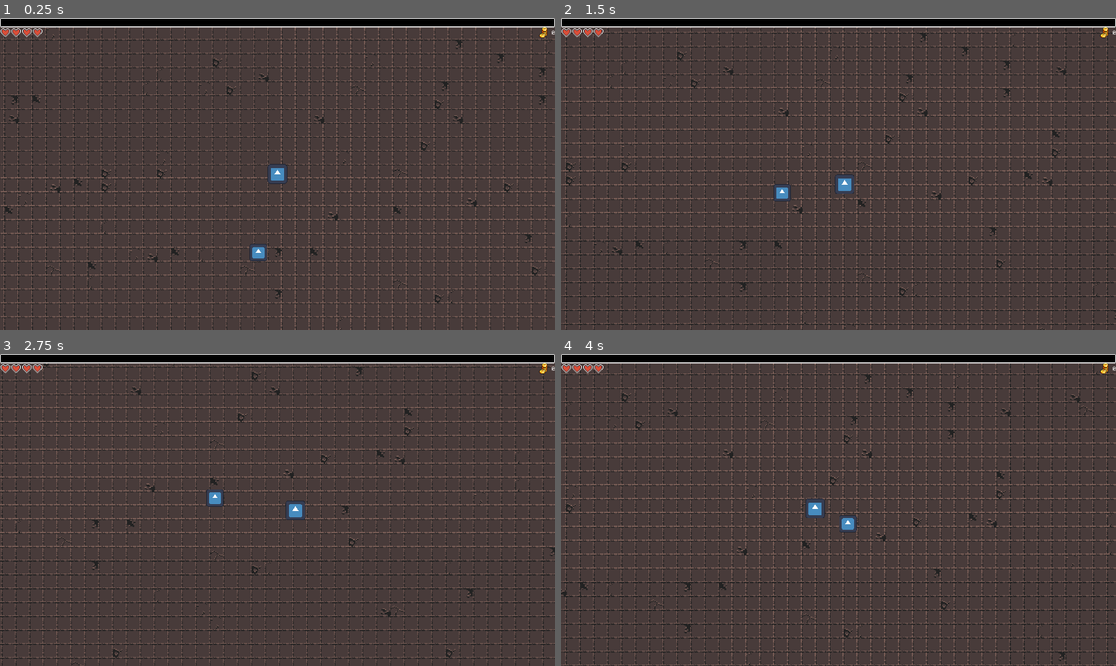
Above: before the commit, frames 1-4 (two rows, left to right).
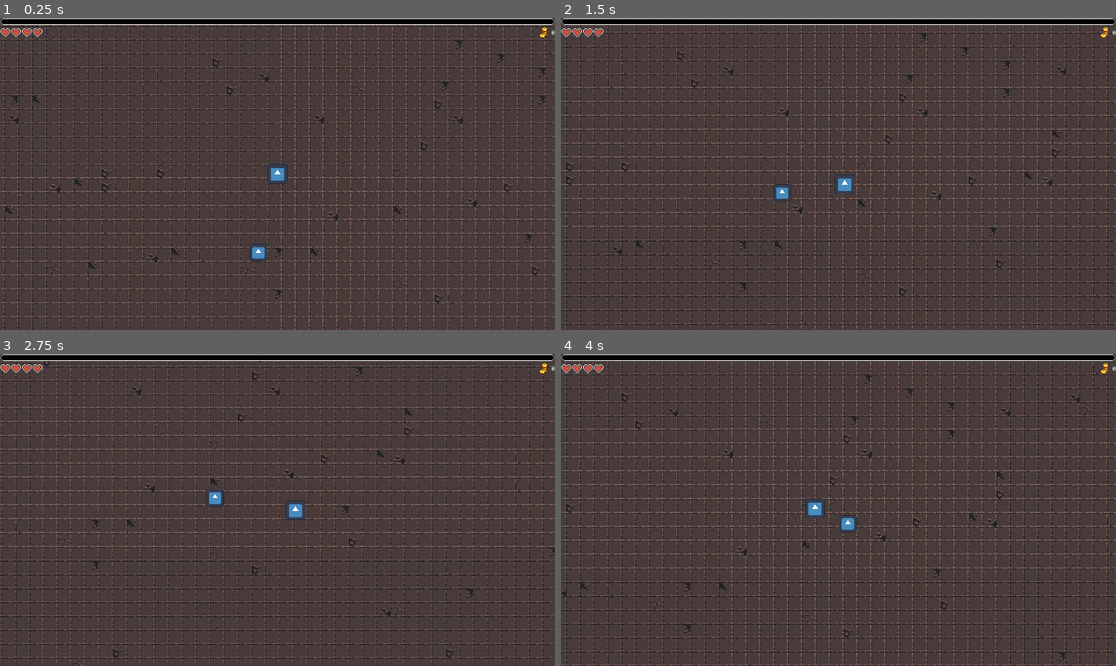
Above: after the commit, the same moments.

Repository: ErikpvDev/Proyecto-intermodular
Game: Godot game, scene res://Scenes/Levels/Level01/level_01.tscn
Same seed, same stepped clock (60 frames per second), same inputs: the game is played once before the commit and once after it. Before the commit the project starts from res://assets/Scenes/Levels/Level01/level_01.tscn. The engine's default icon, where the game draws it, is replaced by a stand-in: a white triangle on a blue panel in a dark square.
Inputs:
- Up to frame 1 (0.25 s): no input
- Up to frame 2 (1.5 s): hold D (right) 0.53-1.28 s; tap Shift (dash) at 0.6, 1.35 s; hold S (down) from 1.28 s (still down)
- Up to frame 3 (2.75 s): release S (down) at 2.03 s; hold D (right) from 2.03 s (still down); tap Shift (dash) at 2.1 s
- Up to frame 4 (4 s): release D (right) at 2.78 s; hold W (up) 2.78-3.53 s; tap Shift (dash) at 2.85, 3.6 s; hold A (left) from 3.53 s (still down)

The runs differ from the first frame. In frame 1, 1.6% of the frame differs, in the area x 0-100%, y 0-4%; in frame 2, 1.6%; in frame 3, 1.6%; in frame 4, 1.6%.
Error before the commit: Trying to assign value of type 'CanvasGroup' to a variable of type 'CanvasLayer'. (res://assets/Scenes/Character/personaje.gd:16)

Commit message:
Barra Exp Funcional,

Diff:
--- a/assets/Scenes/Character/personaje.gd
+++ b/Scenes/Character/personaje.gd
@@ -3,21 +3,30 @@
 @export var move_speed : float = 100
 
 @export var dash_speed : float = 300
+
+@export var exp_needed_lvl : int = 200
+
 @onready var dashing = false
 var dash_available = true
 
 @export var gold_coins : int = 0
 
+@onready var exp_bar: TextureProgressBar = $"../UI/Exp/TextureProgressBar"
+
+@onready var gold_coins_number=$"../UI/Gold/HBoxContainer/Label"
+
 @onready var health_bar: CanvasLayer = $"../UI/health_bar"
-@onready var heart_object : PackedScene = preload("res://assets/Scenes/Hearts/heart.tscn")
+@onready var heart_object : PackedScene = preload("res://Scenes/Hearts/heart.tscn")
+
 var hearts_list : Array[TextureRect]
 var health = 4
 
-@onready var exp_bar: CanvasLayer = $"../UI"
+
 @export var experience: float = 0
 @export var lvl: int = 0
 
 func _ready() -> void:
+	exp_bar.max_value=exp_needed_lvl
 	# Gets the health bar initial hearts,appends them to the array and shows them on screen ss
 	var hearts_parent = health_bar.get_child(0)
 	for child in hearts_parent.get_children():
@@ -25,8 +34,8 @@
 	print(hearts_list)
 
 	# Sets Gold to it's initial value
-	var gold_coins_number=$"../UI/Gold/HBoxContainer/Label"
 	gold_coins_number.text=str(gold_coins)
+
 
 func take_damage(damage: int) -> void:
 	# if health is over 0, subtract the damage value
@@ -57,6 +66,13 @@
 		var heart_temp = heart_object.instantiate()
 		health_bar.get_child(0).add_child(heart_temp)
 
+func add_exp(cant: int ) -> void:
+	exp_bar.value += cant
+	if exp_bar.value >=exp_bar.max_value:
+		exp_bar.value=0
+		exp_bar.max_value*=2
+
+
 func _physics_process(_delta):
 	# Get the direction intented by the input of the player
 	var input_direction = Vector2(
@@ -85,7 +101,7 @@
 	move_and_slide()
 
 func _on_area_2d_body_entered(_body: Node2D) -> void:
-	take_damage(1)# Replace with function body.
+	add_exp(50) # Replace with function body.
 
 # Dashing status turning false after timer runs out
 func _on_dash_timer_timeout() -> void:
--- a/assets/Scenes/Character/personaje.tscn
+++ b/Scenes/Character/personaje.tscn
@@ -1,7 +1,7 @@
 [gd_scene load_steps=4 format=3 uid="uid://p0hbqo51nej1"]
 
 [ext_resource type="Texture2D" uid="uid://c1tp7pqe622b5" path="res://icon.svg" id="1_cs5dr"]
-[ext_resource type="Script" uid="uid://dlb0vba8x21kc" path="res://assets/Scenes/Character/personaje.gd" id="1_hlutc"]
+[ext_resource type="Script" uid="uid://dlb0vba8x21kc" path="res://Scenes/Character/personaje.gd" id="1_hlutc"]
 
 [sub_resource type="RectangleShape2D" id="RectangleShape2D_cs5dr"]
 size = Vector2(23, 22.5)
--- a/assets/Scenes/Enemies/enemigo.tscn
+++ b/Scenes/Enemies/enemigo.tscn
@@ -1,6 +1,6 @@
 [gd_scene load_steps=5 format=3 uid="uid://qffsk1wiwj24"]
 
-[ext_resource type="Script" uid="uid://bfxa6lm2jll3u" path="res://assets/Scenes/Enemies/enemigo.gd" id="1_bscoh"]
+[ext_resource type="Script" uid="uid://bfxa6lm2jll3u" path="res://Scenes/Enemies/enemigo.gd" id="1_bscoh"]
 [ext_resource type="Texture2D" uid="uid://c1tp7pqe622b5" path="res://icon.svg" id="1_ovplc"]
 
 [sub_resource type="RectangleShape2D" id="RectangleShape2D_ovplc"]
--- a/assets/Scenes/Hearts/health_bar.tscn
+++ b/Scenes/Hearts/health_bar.tscn
@@ -1,6 +1,6 @@
 [gd_scene load_steps=2 format=3 uid="uid://bqy0xbspvp3gc"]
 
-[ext_resource type="PackedScene" uid="uid://dmnp5kr6fmqqp" path="res://assets/Scenes/Hearts/heart.tscn" id="1_h1352"]
+[ext_resource type="PackedScene" uid="uid://dmnp5kr6fmqqp" path="res://Scenes/Hearts/heart.tscn" id="1_h1352"]
 
 [node name="health_bar" type="CanvasLayer"]
 
--- a/assets/Scenes/Levels/Level01/level_01.tscn
+++ b/Scenes/Levels/Level01/level_01.tscn
@@ -1,9 +1,9 @@
 [gd_scene load_steps=6 format=4 uid="uid://dafx2m02alpy5"]
 
-[ext_resource type="PackedScene" uid="uid://0gr62tvei2rq" path="res://assets/Scenes/Levels/Level01/Level01.tscn" id="1_ixfmw"]
-[ext_resource type="PackedScene" uid="uid://bam0ik66tfskr" path="res://assets/Scenes/UI/ui.tscn" id="2_0vwiw"]
-[ext_resource type="PackedScene" uid="uid://p0hbqo51nej1" path="res://assets/Scenes/Character/personaje.tscn" id="2_uhf17"]
-[ext_resource type="PackedScene" uid="uid://qffsk1wiwj24" path="res://assets/Scenes/Enemies/enemigo.tscn" id="3_fg2k8"]
+[ext_resource type="PackedScene" uid="uid://0gr62tvei2rq" path="res://Scenes/Levels/Level01/Level01.tscn" id="1_ixfmw"]
+[ext_resource type="PackedScene" uid="uid://bam0ik66tfskr" path="res://Scenes/UI/ui.tscn" id="2_0vwiw"]
+[ext_resource type="PackedScene" uid="uid://p0hbqo51nej1" path="res://Scenes/Character/personaje.tscn" id="2_uhf17"]
+[ext_resource type="PackedScene" uid="uid://qffsk1wiwj24" path="res://Scenes/Enemies/enemigo.tscn" id="3_fg2k8"]
 
 [sub_resource type="WorldBoundaryShape2D" id="WorldBoundaryShape2D_ixfmw"]
 
--- /dev/null
+++ b/Scenes/UI/Exp/exp.tscn
@@ -0,0 +1,20 @@
+[gd_scene load_steps=4 format=3 uid="uid://dv7lc10i5l7rj"]
+
+[ext_resource type="Texture2D" uid="uid://bjc4fejijgsl2" path="res://assets/sprites/Objetcs/Exp/Under.png" id="1_dukbj"]
+[ext_resource type="Texture2D" uid="uid://xwm27srbs3p6" path="res://assets/sprites/Objetcs/Exp/Over.png" id="2_o6r2d"]
+[ext_resource type="Texture2D" uid="uid://baaqhre1lhrcl" path="res://assets/sprites/Objetcs/Exp/Progress.png" id="3_tbmtc"]
+
+[node name="Exp" type="CanvasLayer"]
+
+[node name="TextureProgressBar" type="TextureProgressBar" parent="."]
+anchors_preset = 10
+anchor_right = 1.0
+offset_bottom = 25.0
+grow_horizontal = 2
+size_flags_horizontal = 3
+nine_patch_stretch = true
+stretch_margin_left = 15
+stretch_margin_right = 15
+texture_under = ExtResource("1_dukbj")
+texture_over = ExtResource("2_o6r2d")
+texture_progress = ExtResource("3_tbmtc")
--- /dev/null
+++ b/Scenes/UI/ui.tscn
@@ -0,0 +1,13 @@
+[gd_scene load_steps=4 format=3 uid="uid://bam0ik66tfskr"]
+
+[ext_resource type="PackedScene" uid="uid://bk01ah10djpvn" path="res://Scenes/Gold/Gold.tscn" id="1_i5q6i"]
+[ext_resource type="PackedScene" uid="uid://bqy0xbspvp3gc" path="res://Scenes/Hearts/health_bar.tscn" id="2_hwbc8"]
+[ext_resource type="PackedScene" uid="uid://dv7lc10i5l7rj" path="res://Scenes/UI/Exp/exp.tscn" id="3_hwbc8"]
+
+[node name="UI" type="CanvasGroup"]
+
+[node name="Gold" parent="." instance=ExtResource("1_i5q6i")]
+
+[node name="health_bar" parent="." instance=ExtResource("2_hwbc8")]
+
+[node name="Exp" parent="." instance=ExtResource("3_hwbc8")]
--- a/assets/Scenes/UI/Exp/exp.tscn
+++ /dev/null
@@ -1,17 +0,0 @@
-[gd_scene load_steps=4 format=3 uid="uid://dv7lc10i5l7rj"]
-
-[ext_resource type="Texture2D" uid="uid://s0nhu6wu11p2" path="res://assets/sprites/Objetcs/Exp/Under.png" id="1_dukbj"]
-[ext_resource type="Texture2D" uid="uid://r32xt56vxu0x" path="res://assets/sprites/Objetcs/Exp/Over.png" id="2_o6r2d"]
-[ext_resource type="Texture2D" uid="uid://lrk1ke364f01" path="res://assets/Scenes/UI/Exp/Progress.png" id="4_01ab6"]
-
-[node name="Exp" type="CanvasLayer"]
-
-[node name="TextureProgressBar" type="TextureProgressBar" parent="."]
-anchors_preset = 10
-anchor_right = 1.0
-offset_right = 2.0
-offset_bottom = 32.0
-grow_horizontal = 2
-texture_under = ExtResource("1_dukbj")
-texture_over = ExtResource("2_o6r2d")
-texture_progress = ExtResource("4_01ab6")
--- a/assets/Scenes/UI/ui.tscn
+++ /dev/null
@@ -1,13 +0,0 @@
-[gd_scene load_steps=4 format=3 uid="uid://bam0ik66tfskr"]
-
-[ext_resource type="PackedScene" uid="uid://bk01ah10djpvn" path="res://assets/Scenes/Gold/Gold.tscn" id="1_i5q6i"]
-[ext_resource type="PackedScene" uid="uid://bqy0xbspvp3gc" path="res://assets/Scenes/Hearts/health_bar.tscn" id="2_hwbc8"]
-[ext_resource type="PackedScene" uid="uid://dv7lc10i5l7rj" path="res://assets/Scenes/UI/Exp/exp.tscn" id="3_hwbc8"]
-
-[node name="UI" type="CanvasGroup"]
-
-[node name="Gold" parent="." instance=ExtResource("1_i5q6i")]
-
-[node name="health_bar" parent="." instance=ExtResource("2_hwbc8")]
-
-[node name="Exp" parent="." instance=ExtResource("3_hwbc8")]
--- a/project.godot
+++ b/project.godot
@@ -19,6 +19,14 @@
 
 window/size/viewport_width=1920
 window/size/viewport_height=1080
+
+[file_customization]
+
+folder_colors={
+"res://Scenes/Character/": "blue",
+"res://Scenes/Enemies/": "red",
+"res://Scenes/Gold/": "yellow"
+}
 
 [input]
 
Renamed: assets/Scenes/Character/personaje.gd.uid -> Scenes/Character/personaje.gd.uid
Renamed: assets/Scenes/Enemies/enemigo.gd -> Scenes/Enemies/enemigo.gd
Renamed: assets/Scenes/Enemies/enemigo.gd.uid -> Scenes/Enemies/enemigo.gd.uid
Renamed: assets/Scenes/Gold/Gold.tscn -> Scenes/Gold/Gold.tscn
Renamed: assets/Scenes/Hearts/heart.tscn -> Scenes/Hearts/heart.tscn
Renamed: assets/Scenes/Levels/Level01/Level01.tscn -> Scenes/Levels/Level01/Level01.tscn
Renamed: assets/Scenes/UI/Exp/Over.png -> Scenes/UI/Exp/Over.png
Not shown, changed: Scenes/UI/Exp/Over.png.import
Renamed: assets/Scenes/UI/Exp/Progress.png -> Scenes/UI/Exp/Progress.png
Not shown, changed: Scenes/UI/Exp/Progress.png.import
Binary file changed: assets/sprites/Objetcs/Exp/Over.png
Not shown, changed: assets/sprites/Objetcs/Exp/Over.png.import
(and 14 more such lines)
